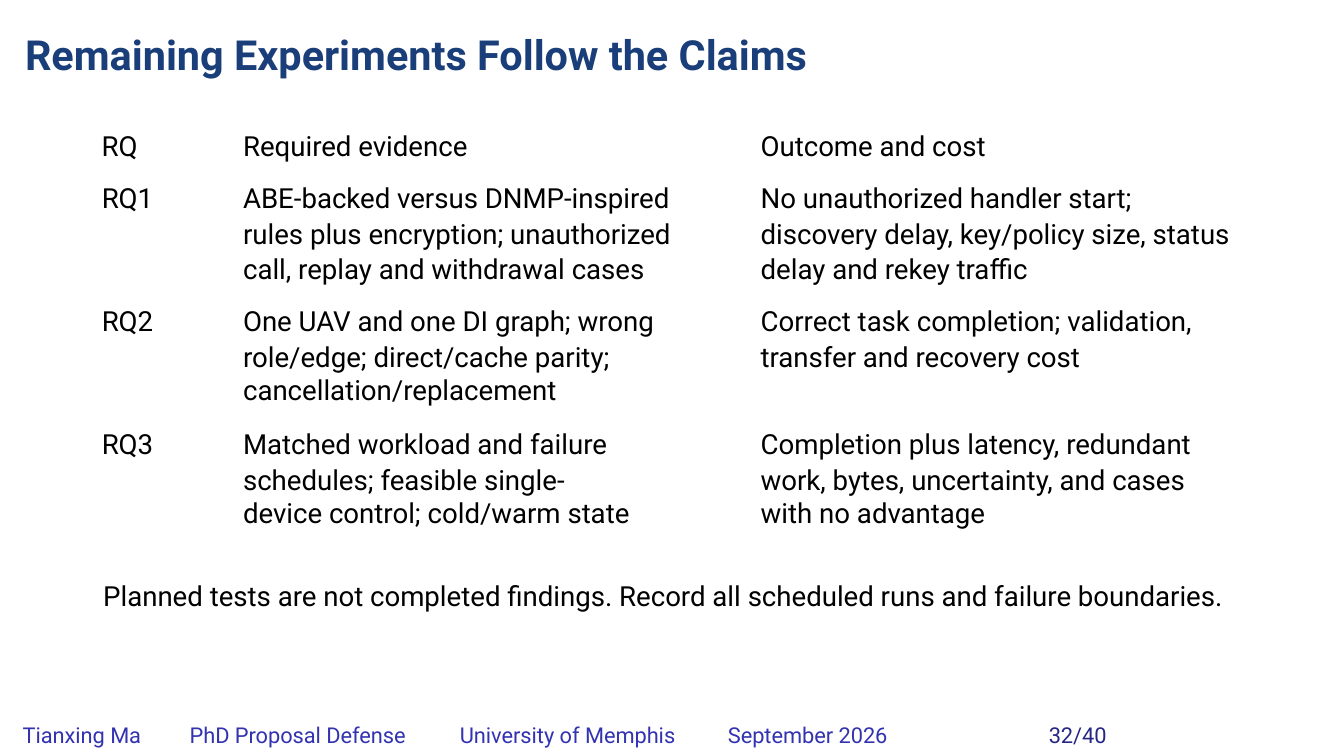
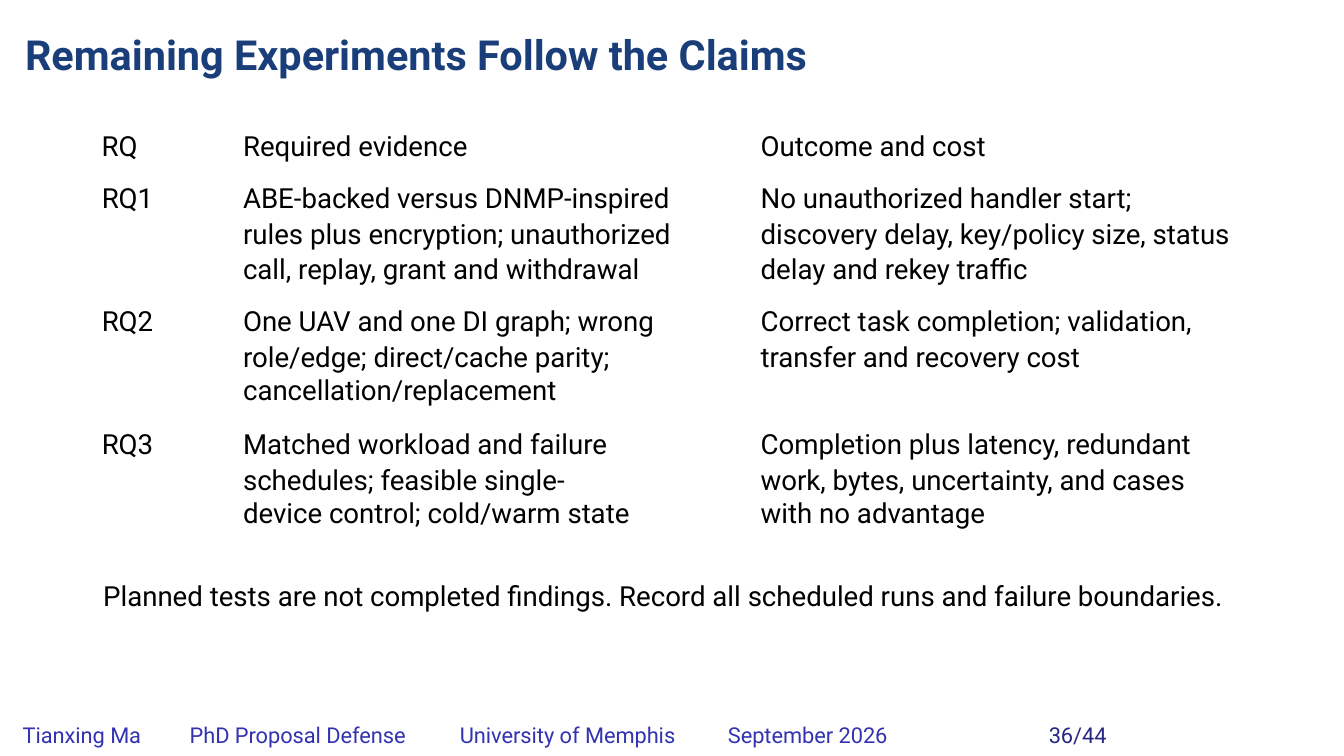
Before and after one commit to matianxing1992/NDN_Service_Framework, a slide deck: slide 36 of docs/PAPER/proposal-defense/slides/NDNSF_proposal_hybrid_editable.pptx (slide 32 before the commit). Drawn at 1344x756 pixels with LibreOffice and Linux fonts; fonts in the diff are those of the drawing; background and template pictures are left out. Boxes give left, top, right and bottom in pixels: in the first picture for what was removed or moved away, otherwise in the second. Text is boxed around its words. In the diff, an @@ line names an element or a change of style, - is before the commit and + after.

```diff
--- a/docs/PAPER/proposal-defense/slides/NDNSF_proposal_hybrid_editable.pptx
+++ b/docs/PAPER/proposal-defense/slides/NDNSF_proposal_hybrid_editable.pptx
@@ text at bbox=[243, 258, 639, 285]: text changed @@
-call, replay and withdrawal cases
+call, replay, grant and withdrawal
@@ text at bbox=[1049, 727, 1107, 745]: text changed @@
-32/40
+36/44
```
Also in this commit, not shown: 36 other slides changed, 6 slides added, 2 slides removed, 24 other files.
